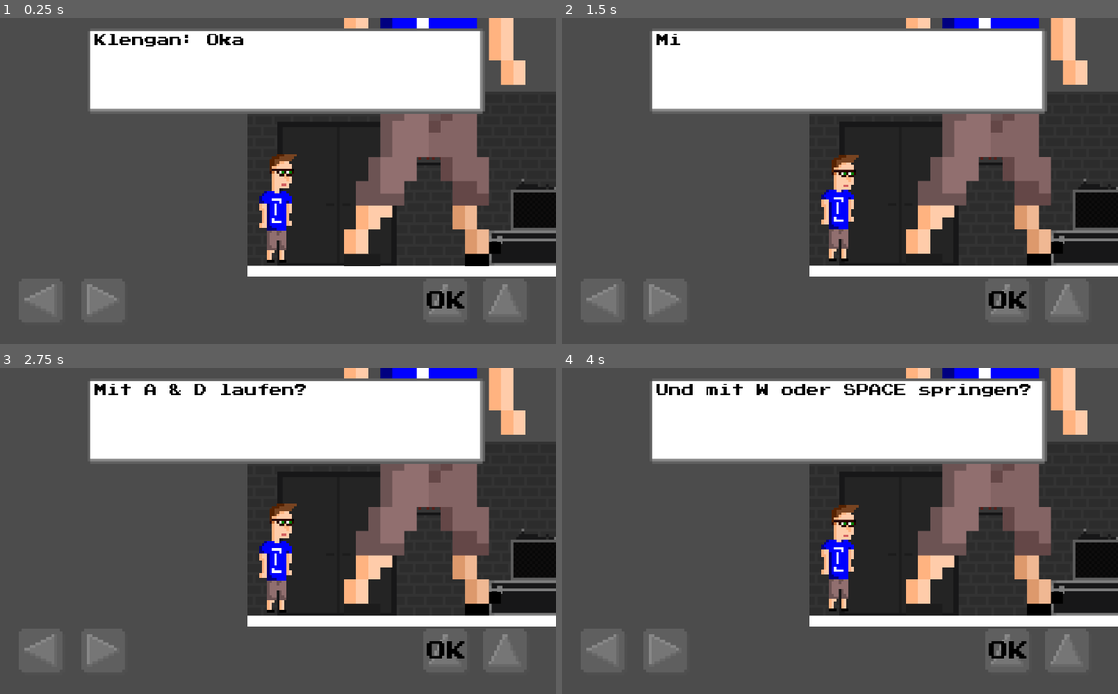
Above: before the commit, frames 1-4 (two rows, left to right).
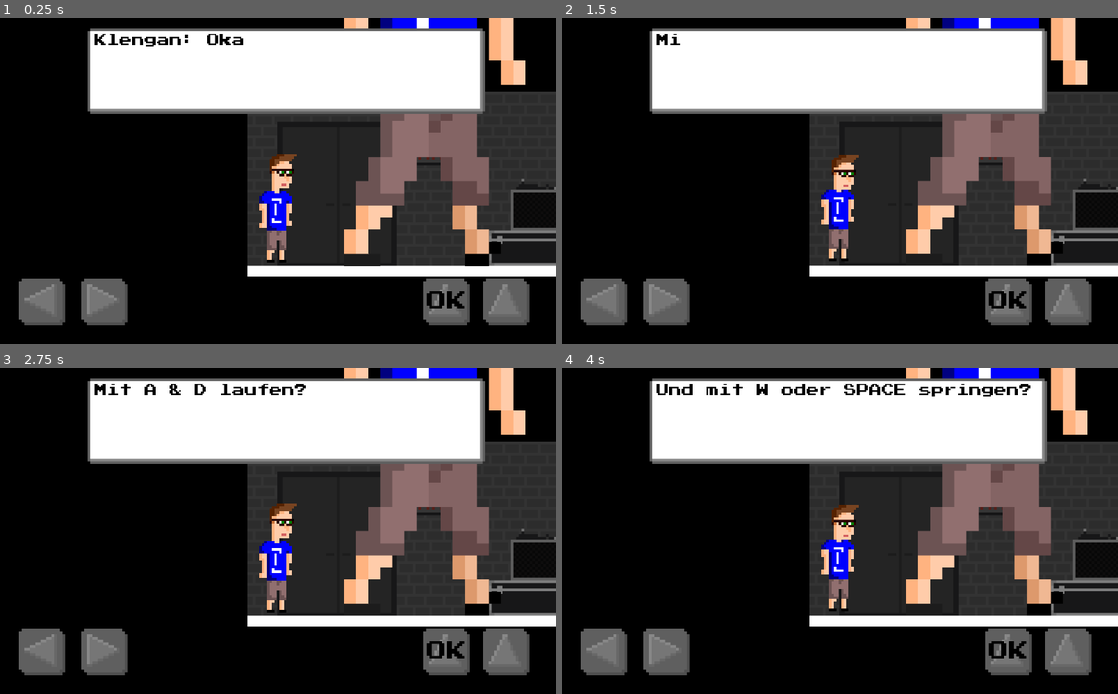
Above: after the commit, the same moments.

Repository: klenganthegame/KlenganTheGame
Game: Godot game, scene res://level/Level1.tscn
Two runs of this game, one before a commit and one after it. Both use one fixed random seed, a clock stepped at 60 frames per second and the inputs below.
Inputs:
- Up to frame 1 (0.25 s): no input
- Up to frame 2 (1.5 s): tap Enter (accept) at 0.5, 1.35 s; hold Enter (accept) 0.53-1.28 s; hold D (walk_right) from 0.53 s (still down); tap Space (jump) at 0.77 s
- Up to frame 3 (2.75 s): tap Space (jump) at 1.52 s; tap Enter (accept) at 2 s; release D (walk_right) at 2.03 s; hold A (walk_left) from 2.03 s (still down); hold Enter (accept) from 2.03 s (still down)
- Up to frame 4 (4 s): release A (walk_left) at 2.78 s; release Enter (accept) at 2.78 s; hold D (walk_right) from 2.78 s (still down); tap Enter (accept) at 2.85 s; tap Space (jump) at 3.02, 3.77 s; hold Enter (accept) from 3.53 s (still down)

The runs differ from the first frame. In frame 1, 46% of the frame differs, in the area x 0-100%, y 0-100%; in frame 2, 46%; in frame 3, 46%; in frame 4, 46%.

Commit message:
Background color

Diff:
--- a/level/Level1.gd
+++ b/level/Level1.gd
@@ -14,5 +14,5 @@
 	"*Telefon klingelt*",
 	"Klengan: Hallo?",
 	"Der Haider: Du kannst auch deinen Controller verwenden.",
-	"A zum springen und Y um zu Interagieren"])
+	"A zum springen und X um zu Interagieren"])
 	pass # Replace with function body.
--- a/project.godot
+++ b/project.godot
@@ -67,4 +67,5 @@
 quality/driver/driver_name="GLES2"
 vram_compression/import_etc=true
 vram_compression/import_etc2=false
+environment/default_clear_color=Color( 0, 0, 0, 1 )
 environment/default_environment="res://default_env.tres"
